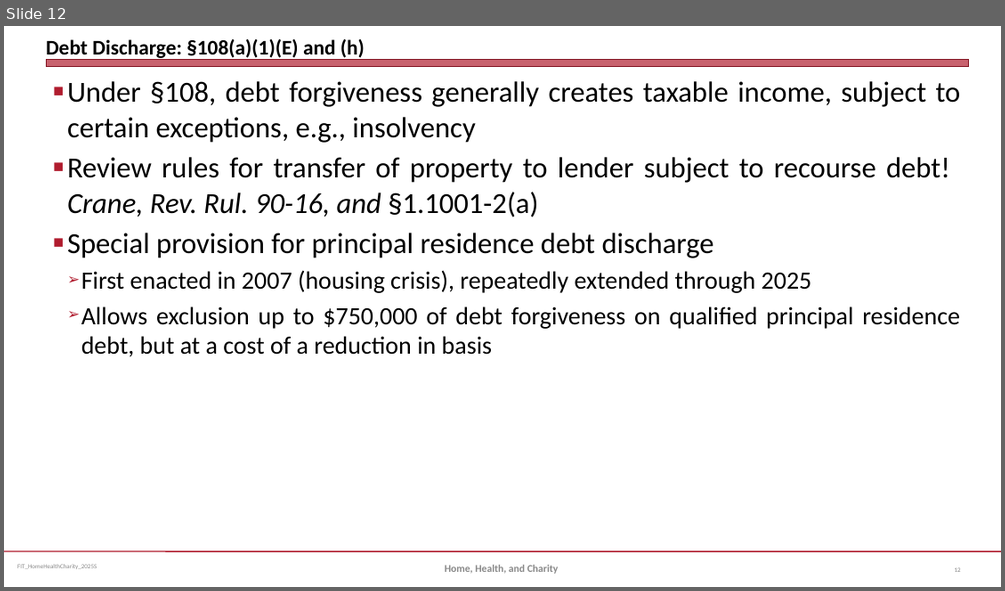
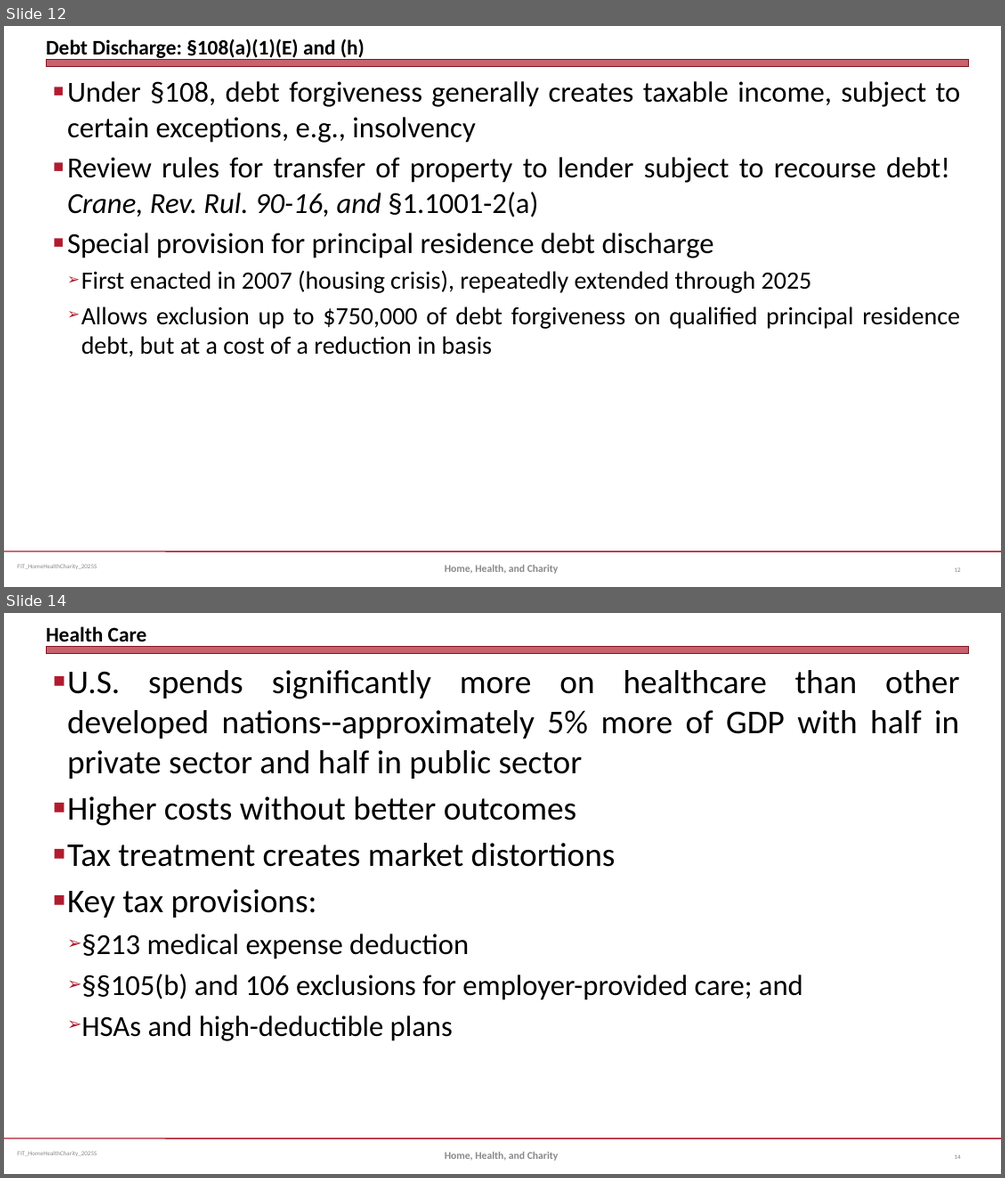
Before and after one commit to jmc877/Fed-Income-Tax, a slide deck: slides/FIT_HomeHealthCharity_2025S.pptx. Shown one above the other, each under a label of ours: slide 12 before the commit, slides 12 and 14 after it; the slides between them are not shown. The pictures are 1005x591 and 1005x1178 pixels, drawn with LibreOffice and Linux fonts; fonts in the diff are those of the drawing. Boxes give left, top, right and bottom in pixels: in the first picture for what was removed or moved away, otherwise in the second. Text is boxed around its words. In the diff, an @@ line names an element or a change of style, - is before the commit and + after.

```diff
--- a/slides/FIT_HomeHealthCharity_2025S.pptx
+++ b/slides/FIT_HomeHealthCharity_2025S.pptx
@@ slide 14 added at (x1=4, y1=613, x2=1001, y2=1174), background #FFFFFF; not listed: 3 template elements that a slide beside it also shows @@
@@ title added at (x1=46, y1=626, x2=147, y2=647), 20 pt, text #000000, bold @@
+Health Care
@@ text added at (x1=67, y1=670, x2=959, y2=1041), 32 pt, text #000000 @@
+■ U.S. spends significantly more on healthcare than other developed nations--approximately 5% more of GDP with half in private sector and half in public sector
+■ Higher costs without better outcomes
+■ Tax treatment creates market distortions
+■ Key tax provisions:
+  ➢ §213 medical expense deduction
+  ➢ §§105(b) and 106 exclusions for employer-provided care; and
+  ➢ HSAs and high-deductible plans
@@ text added at (x1=445, y1=1151, x2=558, y2=1160), 10 pt, text #898989, bold @@
+Home, Health, and Charity
@@ page number added at (x1=955, y1=1154, x2=961, y2=1159), 6 pt, text #808080 @@
+14
```
Also in this commit, not shown: 1 slide changed, 3 other slides added.
